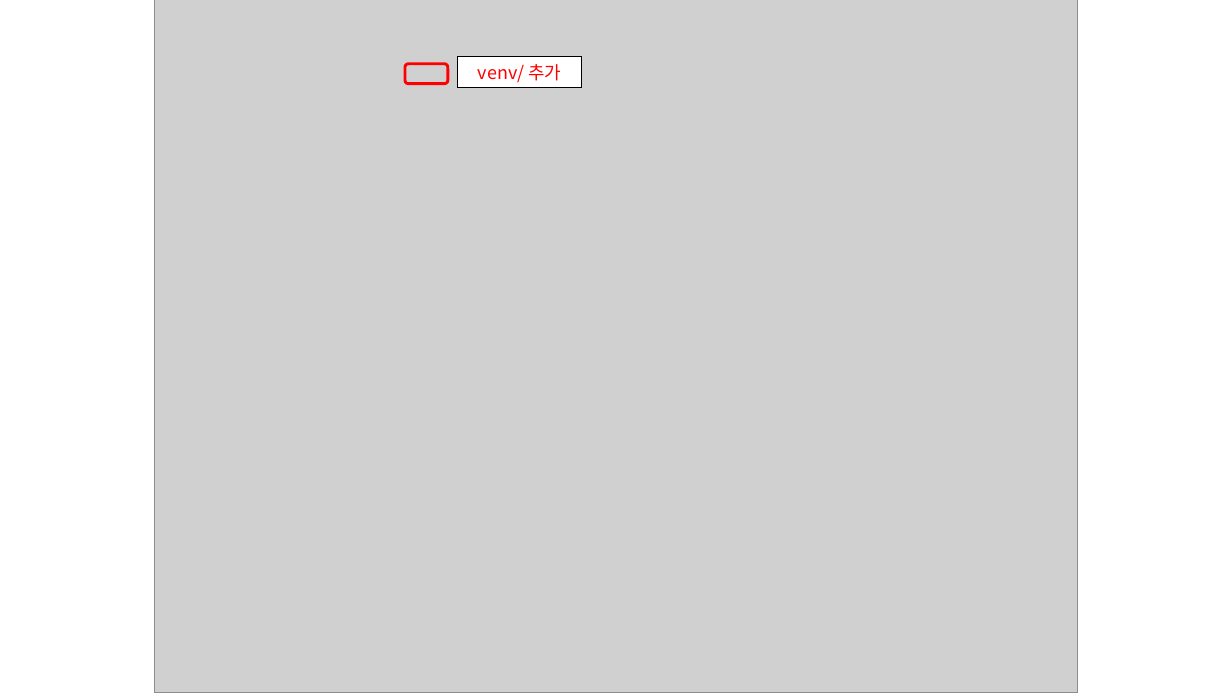
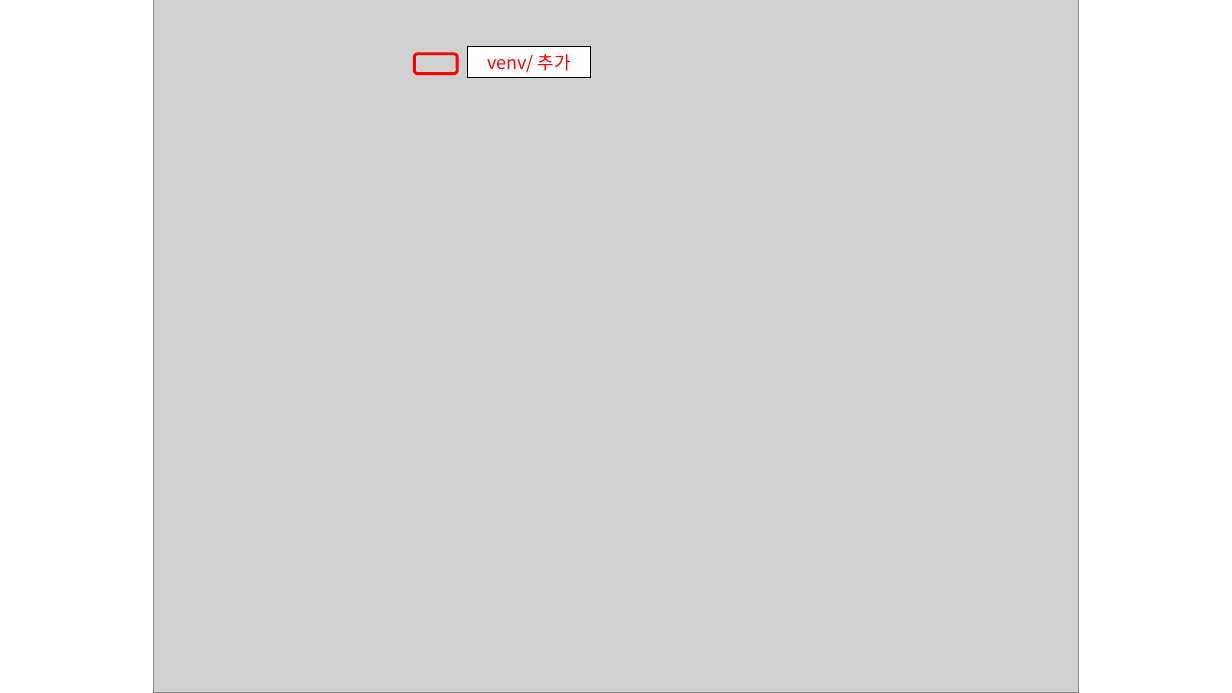
Before and after one commit to pseokyoung/fundamentals, a slide deck: slide 13 of virtual_environment/vscode 가상환경.pptx. Drawn at 1232x693 pixels with LibreOffice and Linux fonts; fonts in the diff are those of the drawing; grey boxes stand for pictures. Boxes give left, top, right and bottom in pixels: in the first picture for what was removed or moved away, otherwise in the second. Text is boxed around its words. In the diff, an @@ line names an element or a change of style, - is before the commit and + after.

```diff
--- a/virtual_environment/vscode 가상환경.pptx
+++ b/virtual_environment/vscode 가상환경.pptx
@@ rounded rectangle: place and size @@
-rounded rectangle at [405, 64, 447, 84]
+rounded rectangle at [414, 54, 457, 74]
@@ rectangle "venv/ 추가": place and size @@
-rectangle "venv/ 추가" at [458, 56, 581, 88]
+rectangle "venv/ 추가" at [468, 46, 591, 78]
```
Also in this commit, not shown: 3 other files.
